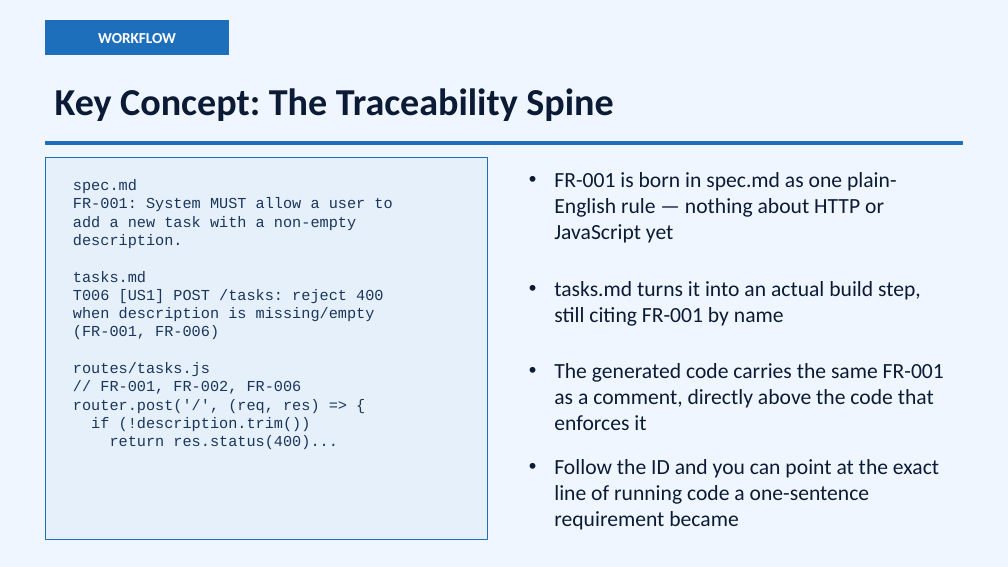
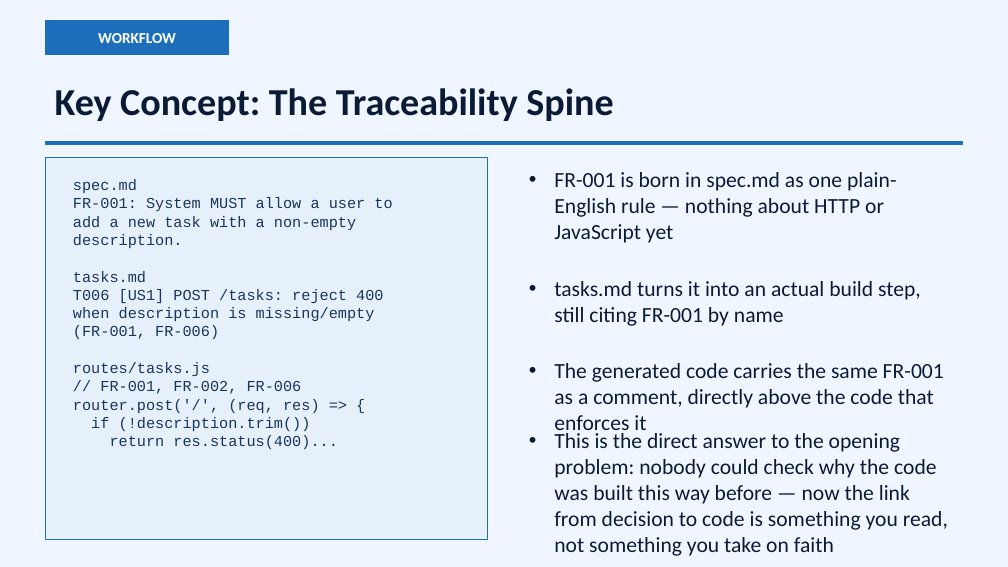
Before and after one commit to choicespecs/speckit-live-workshop, a slide deck: slide 14 of presentation/SpecDrivenDevelopment.pptx. Drawn at 1008x567 pixels with LibreOffice and Linux fonts; fonts in the diff are those of the drawing. Boxes give left, top, right and bottom in pixels: in the first picture for what was removed or moved away, otherwise in the second. Text is boxed around its words. In the diff, an @@ line names an element or a change of style, - is before the commit and + after.

```diff
--- a/presentation/SpecDrivenDevelopment.pptx
+++ b/presentation/SpecDrivenDevelopment.pptx
@@ text at (554,433,948,556): text changed @@
-• Follow the ID and you can point at the exact line of running code a one-sentence requirement became
+• This is the direct answer to the opening problem: nobody could check why the code was built this way before — now the link from decision to code is something you read, not something you take on faith
```
Also in this commit, not shown: 1 slide removed.
